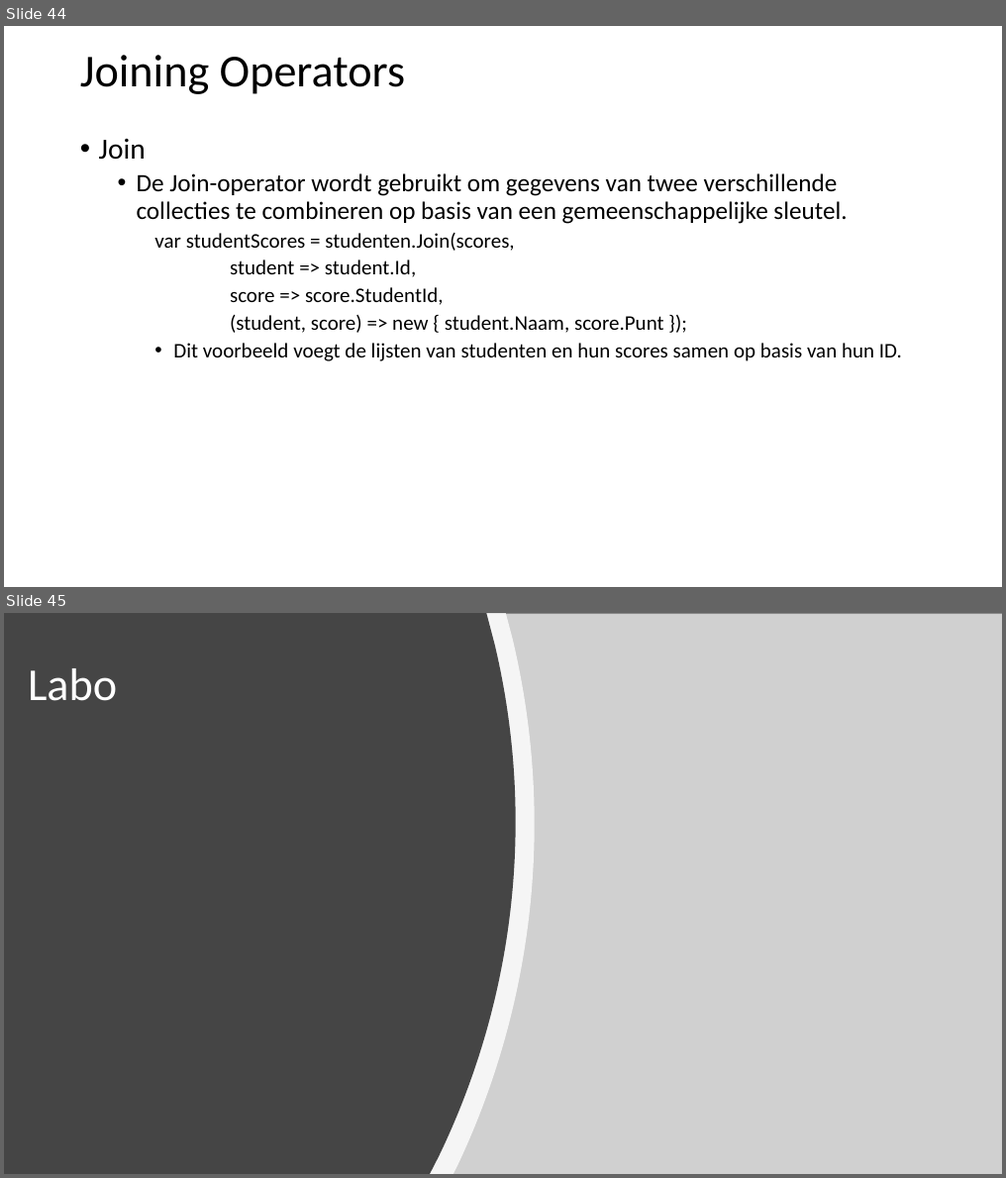
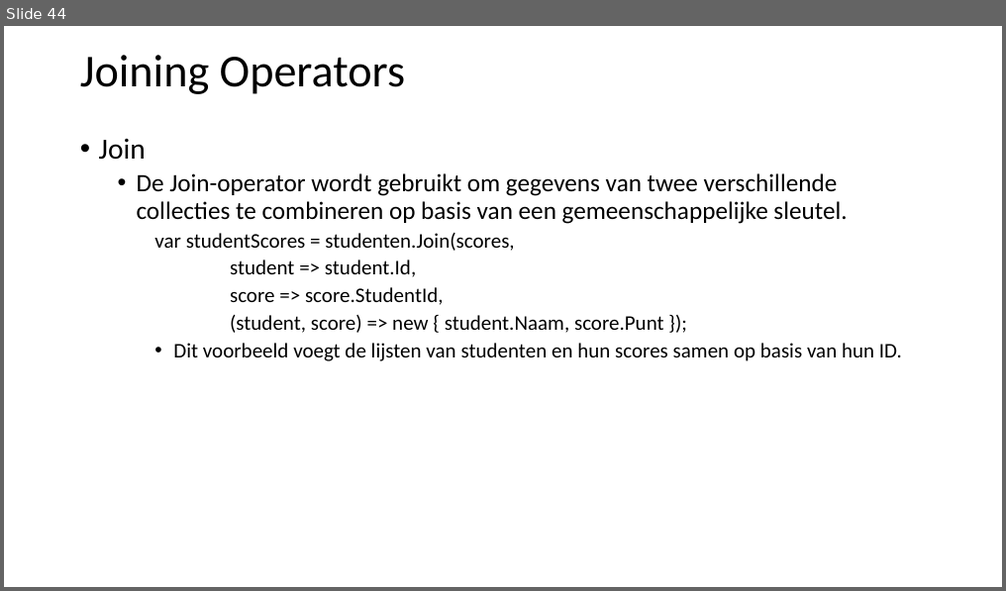
Before and after one commit to Fleximinded/SyntraAB.2024, a slide deck: !Documents/CSharp-LINQ.pptx. Shown one above the other, each under a label of ours: slides 44 and 45 before the commit, slide 44 after it. The pictures are 1006x1178 and 1006x591 pixels, drawn with LibreOffice and Linux fonts; fonts in the diff are those of the drawing; grey boxes stand for pictures. Boxes give left, top, right and bottom in pixels: in the first picture for what was removed or moved away, otherwise in the second. Text is boxed around its words. In the diff, an @@ line names an element or a change of style, - is before the commit and + after.

Commit message:
Labo added to Linq JSon file added

```diff
--- a/!Documents/CSharp-LINQ.pptx
+++ b/!Documents/CSharp-LINQ.pptx
@@ slide 45 removed at bbox=[4, 613, 1002, 1174], background #454545 @@
@@ freeform shape removed at bbox=[4, 613, 535, 1174] @@
@@ freeform shape removed at bbox=[4, 613, 515, 1174] @@
@@ picture removed at bbox=[429, 613, 1002, 1174] @@
@@ title removed at bbox=[28, 668, 117, 701] @@
-Labo
```
Also in this commit, not shown: 1 slide added, 2 other files.
